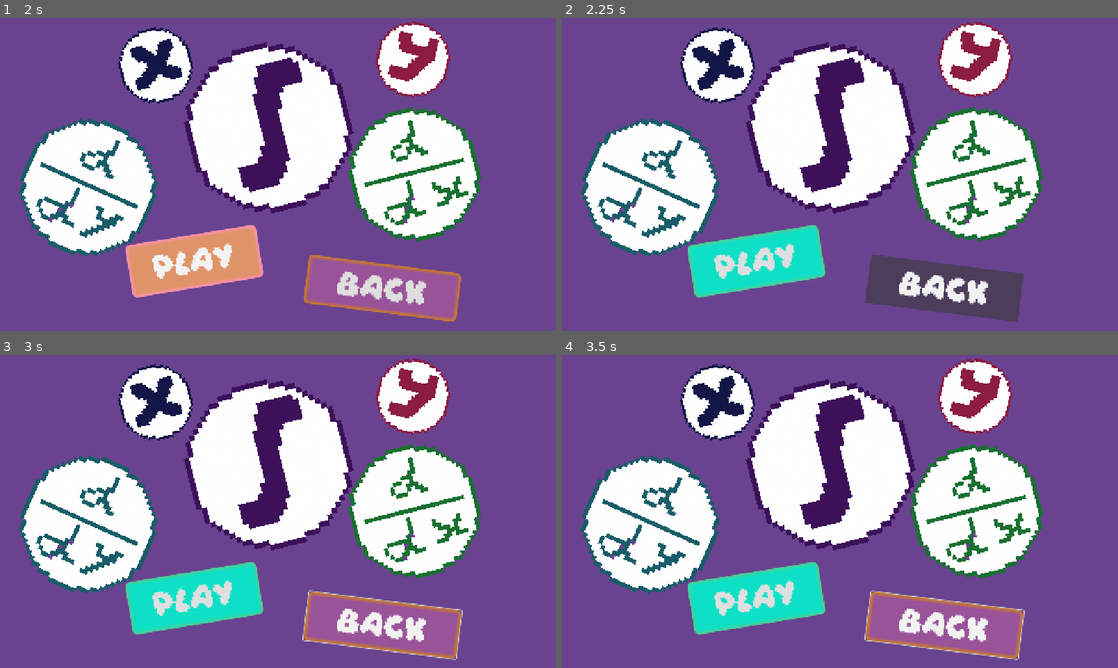
Above: before the commit, frames 1-4 (two rows, left to right).
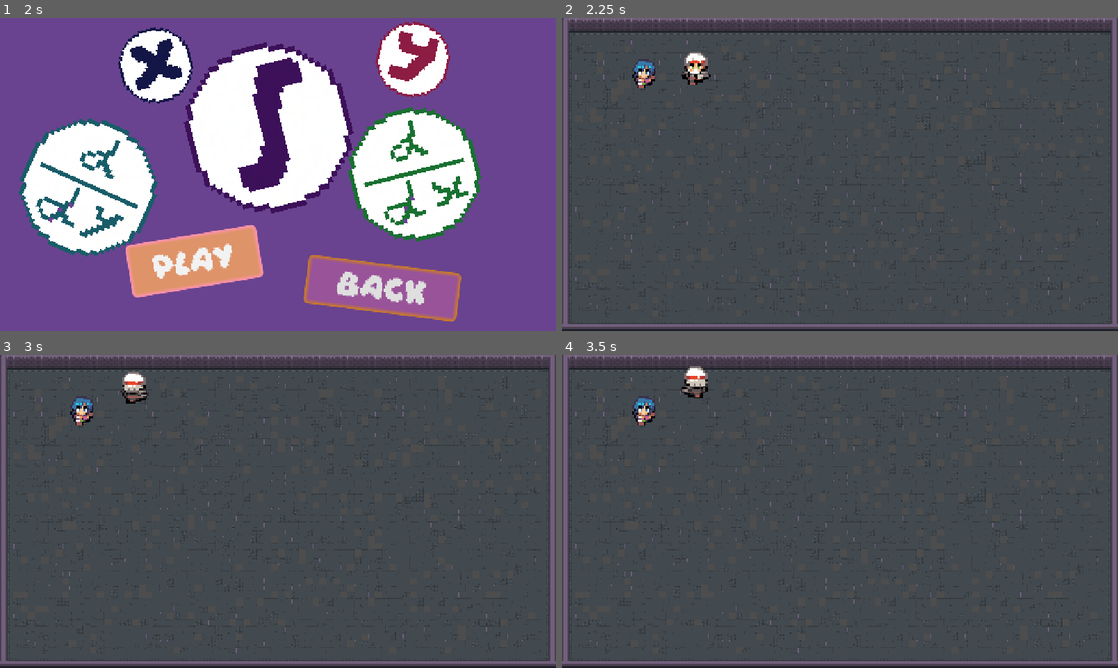
Above: after the commit, the same moments.

Repository: vii-abdullatif/Co-op
Game: Godot game, scene res://scenes/math/enter/control.tscn
Two runs of this game, one before a commit and one after it. Both use one fixed random seed, a clock stepped at 60 frames per second and the inputs below. This scene is started directly instead of the project's main scene.
Inputs (mouse positions are in pixels of both pictures, inside the frame that each line leads up to):
- Up to frame 1 (2 s): click "Play" at 0.5 s; click "Play" at 1.25 s
- Up to frame 2 (2.25 s): click "Back" at 2 s
- Up to frame 3 (3 s): move the mouse to (400, 495) at 2.77 s; hold Up (ui_up) from 2.78 s (still down); tap Down (down_2) at 2.85 s; click (400, 495) at 2.92 s
- Up to frame 4 (3.5 s): keep holding Up (ui_up)

Frame 1 is identical in both runs. In frame 2, 97% of the frame differs, in the area x 0-100%, y 0-100%; in frame 3, 100%; in frame 4, 100%.

Commit message:
added btn.gd

Diff:
--- /dev/null
+++ b/scenes/math/enter/button.gd
@@ -0,0 +1,5 @@
+extends Button
+
+
+func _pressed() -> void:
+	get_tree().change_scene_to_file("res://scenes/game/game.tscn")
--- a/scenes/math/enter/control.tscn
+++ b/scenes/math/enter/control.tscn
@@ -6,6 +6,7 @@
 [ext_resource type="Texture2D" uid="uid://biqjrsncm2fl6" path="res://assets/x.png" id="4_g17kg"]
 [ext_resource type="Texture2D" uid="uid://r0rjiqcfeil1" path="res://assets/y.png" id="5_xfhnx"]
 [ext_resource type="FontFile" uid="uid://b2nuykbdi5yru" path="res://assets/fonts/Daydream DEMO.otf" id="6_gojsa"]
+[ext_resource type="Script" uid="uid://b373las5f0suc" path="res://scenes/math/enter/button.gd" id="7_fvubd"]
 
 [sub_resource type="AtlasTexture" id="AtlasTexture_6pv7d"]
 atlas = ExtResource("1_k53ik")
@@ -206,3 +207,4 @@
 theme_override_font_sizes/font_size = 48
 theme_override_styles/normal = SubResource("StyleBoxFlat_utshk")
 text = "Back"
+script = ExtResource("7_fvubd")
Not shown, added: scenes/math/enter/button.gd.uid
